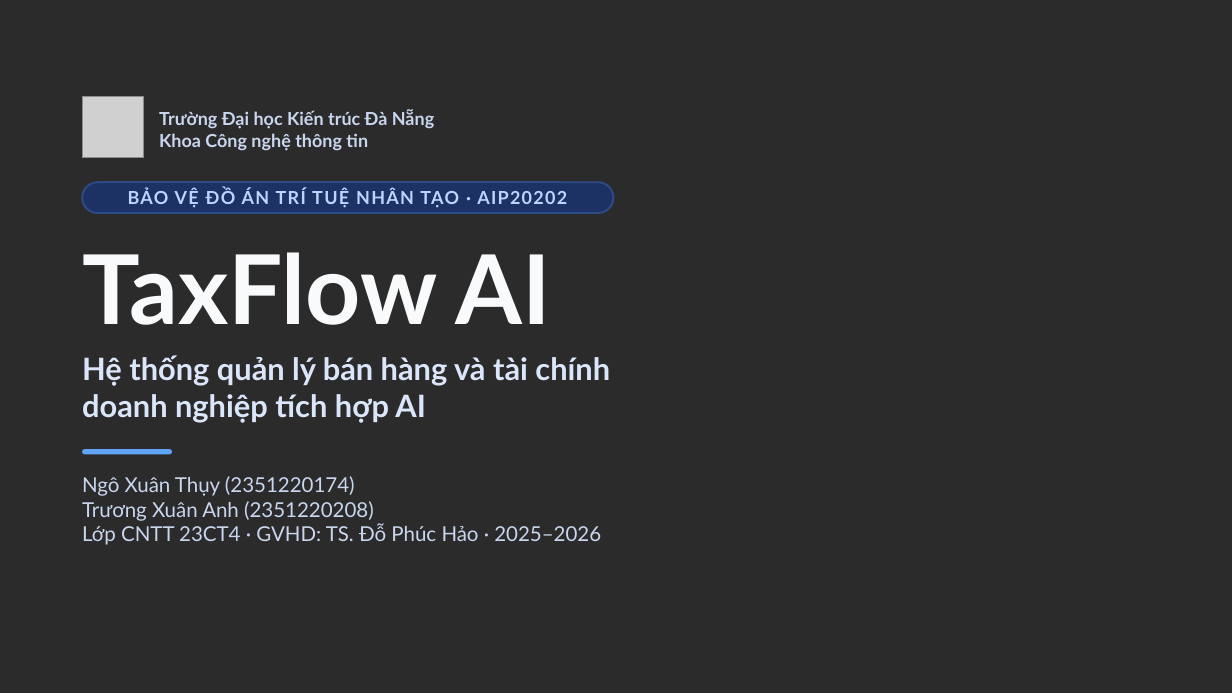
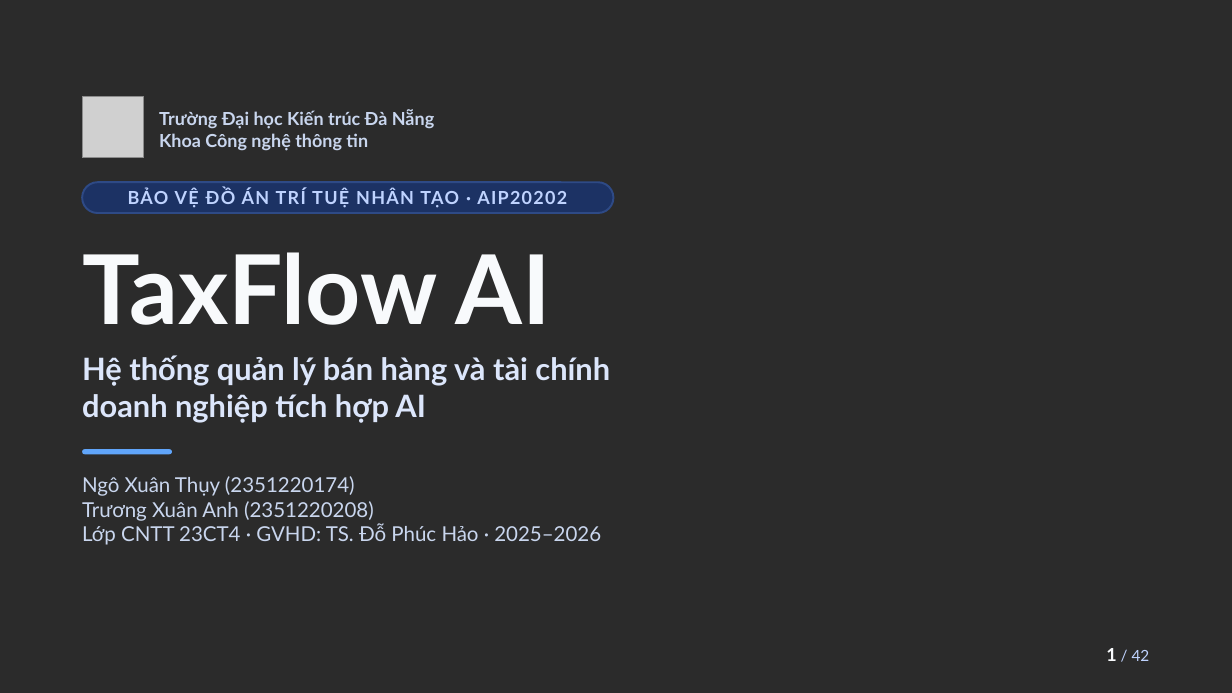
Before and after one commit to truongxuananh/taxflow-ai, a slide deck: slide 1 of TaxFlow-AI-Bao-ve-do-an.pptx. Drawn at 1232x693 pixels with LibreOffice and Linux fonts; fonts in the diff are those of the drawing; grey boxes stand for pictures; background and template pictures are left out; a plain dark background stands for a picture behind light text. Boxes give left, top, right and bottom in pixels: in the first picture for what was removed or moved away, otherwise in the second. Text is boxed around its words. In the diff, an @@ line names an element or a change of style, - is before the commit and + after.

```diff
--- a/TaxFlow-AI-Bao-ve-do-an.pptx
+++ b/TaxFlow-AI-Bao-ve-do-an.pptx
@@ page number added at [1106,648,1150,661], 12 pt, text #BFD3FF @@
+1 / 42
```
Also in this commit, not shown: 20 other slides changed.
